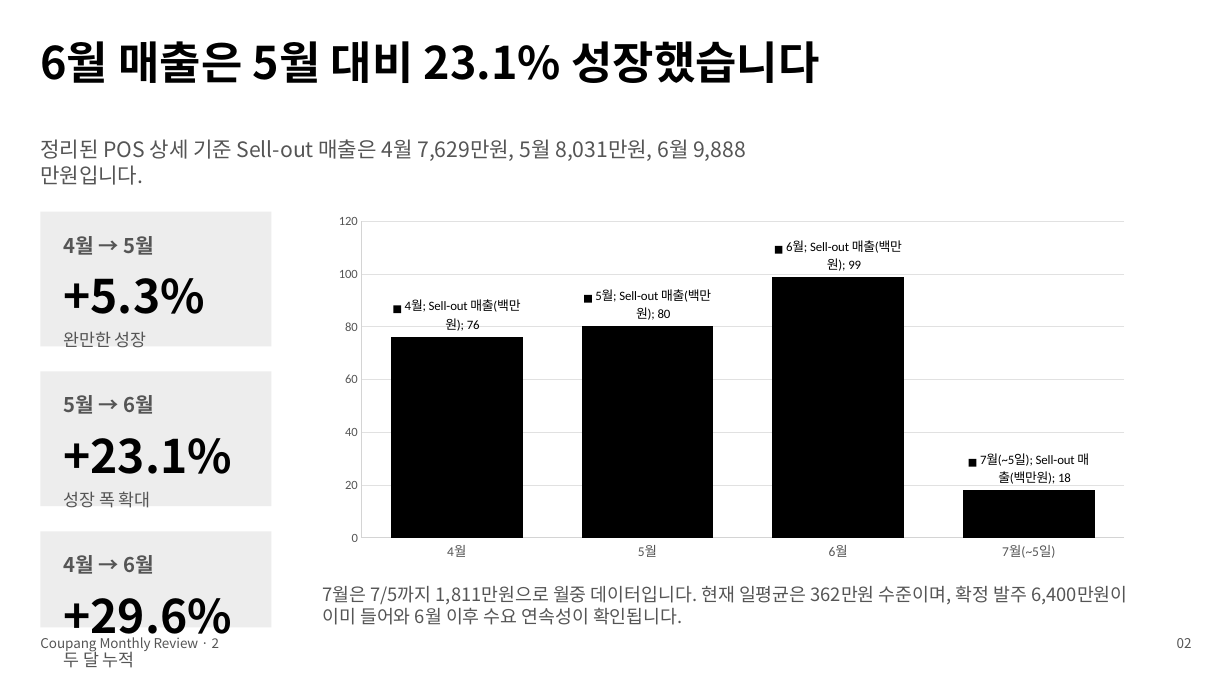
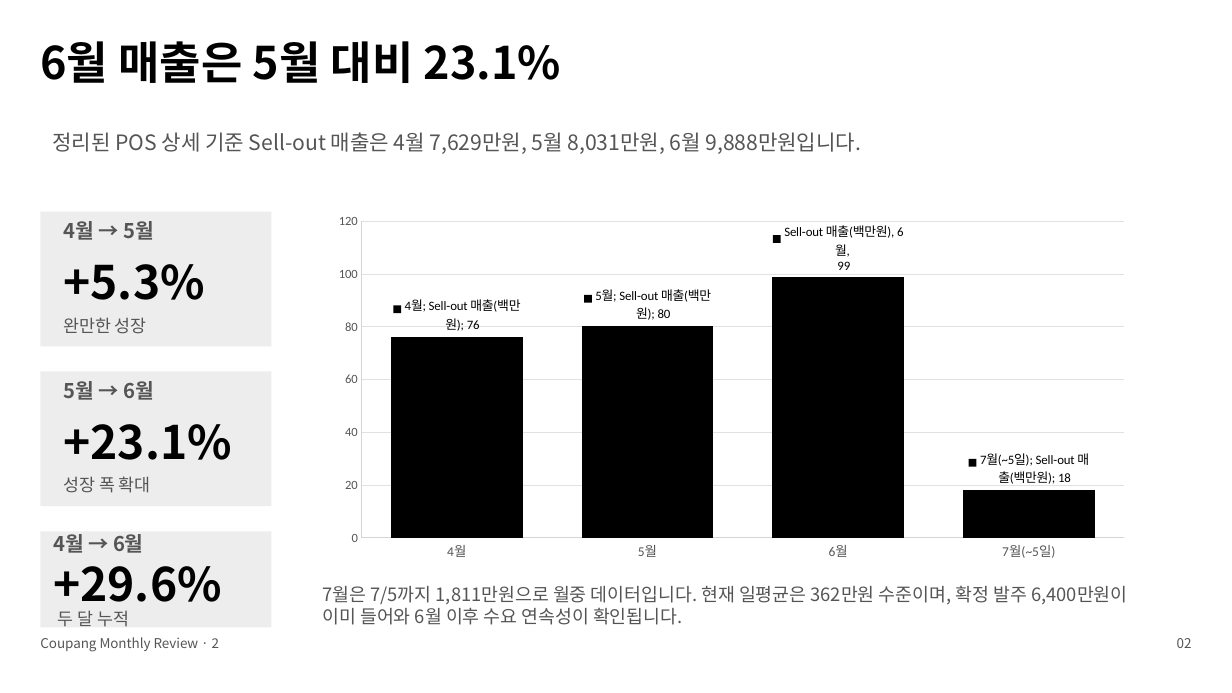
Before and after one commit to dlsgh87-spec/new-project, a slide deck: slide 2 of outputs/coupang_monthly_review_2026_06.pptx. Drawn at 1232x693 pixels with LibreOffice and Linux fonts; fonts in the diff are those of the drawing. Boxes give left, top, right and bottom in pixels: in the first picture for what was removed or moved away, otherwise in the second. Text is boxed around its words. In the diff, an @@ line names an element or a change of style, - is before the commit and + after.

```diff
--- a/outputs/coupang_monthly_review_2026_06.pptx
+++ b/outputs/coupang_monthly_review_2026_06.pptx
@@ text at bbox=[40, 41, 561, 83]: text changed @@
-6월 매출은 5월 대비 23.1% 성장했습니다
+6월 매출은 5월 대비 23.1%
@@ text "정리된 POS 상세 기준 Sell-out ..." rewrapped from bbox=[40, 139, 746, 161] to bbox=[53, 132, 861, 154] @@
@@ column chart at bbox=[323, 207, 1141, 568] @@
@@ data labels of Sell-out 매출(백만원) changed @@
@@ category axis changed @@
@@ 6 texts: place and size @@
-6 texts at bbox=[63, 236, 232, 508]
+6 texts at bbox=[63, 221, 232, 493]
@@ text "4월 → 6월": place and size @@
-text "4월 → 6월" at bbox=[63, 555, 154, 574]
+text "4월 → 6월" at bbox=[53, 534, 144, 553]
@@ text "+29.6%": place and size @@
-text "+29.6%" at bbox=[63, 598, 232, 645]
+text "+29.6%" at bbox=[53, 566, 222, 613]
@@ text "두 달 누적": place and size @@
-text "두 달 누적" at bbox=[63, 648, 135, 668]
+text "두 달 누적" at bbox=[58, 610, 129, 627]
```
Also in this commit, not shown: 3 other slides changed, 1 slide added, 2 slides removed.
